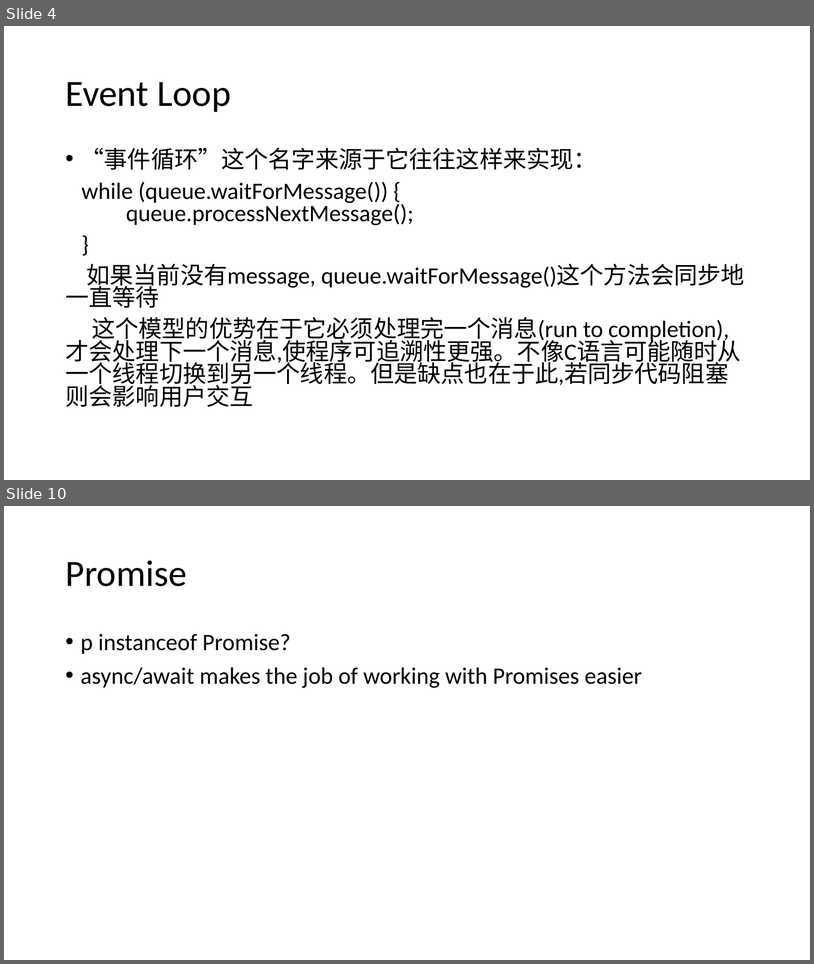
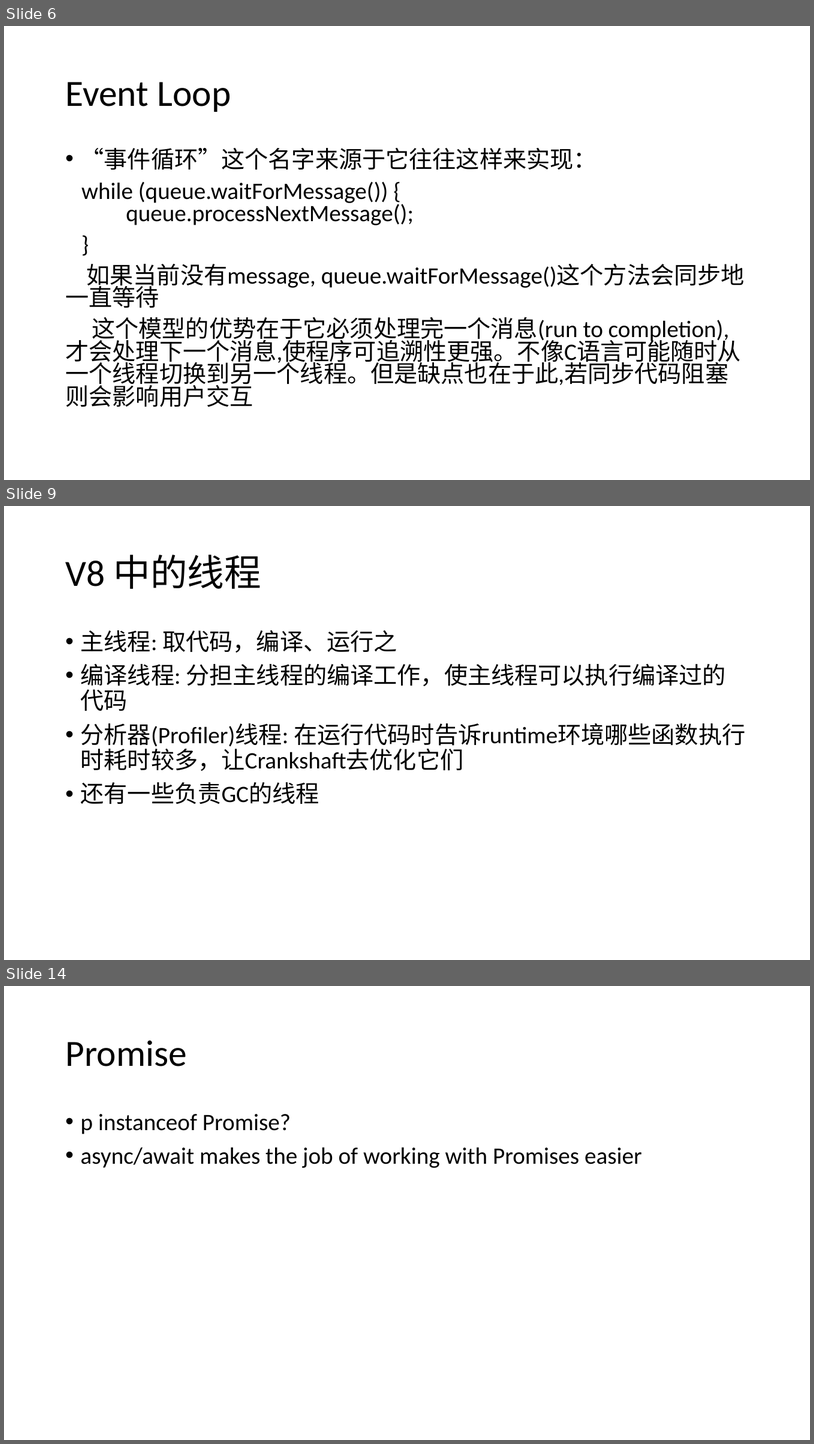
Before and after one commit to WHITE-ILMARE/Technique-Share, a slide deck: Deep Digging in Browser.pptx. Shown one above the other, each under a label of ours: slides 4 and 10 before the commit, slides 6, 9 and 14 after it; the slides between them are not shown. The pictures are 814x964 and 814x1444 pixels, drawn with LibreOffice and Linux fonts; fonts in the diff are those of the drawing. Boxes give left, top, right and bottom in pixels: in the first picture for what was removed or moved away, otherwise in the second. Text is boxed around its words. In the diff, an @@ line names an element or a change of style, - is before the commit and + after.

```diff
--- a/Deep Digging in Browser.pptx
+++ b/Deep Digging in Browser.pptx
@@ slide 9 added at (4, 506, 810, 960), background #FFFFFF @@
@@ title added at (65, 555, 261, 589), 44 pt, text #000000 @@
+V8 中的线程
@@ text added at (81, 630, 746, 804), 28 pt, text #000000 @@
+• 主线程: 取代码，编译、运行之
+• 编译线程: 分担主线程的编译工作，使主线程可以执行编译过的代码
+• 分析器(Profiler)线程: 在运行代码时告诉runtime环境哪些函数执行时耗时较多，让Crankshaft去优化它们
+• 还有一些负责GC的线程
@@ what was slide 4 is now slide 6 @@
@@ what was slide 10 is now slide 14 @@
```
Also in this commit, not shown: 1 slide changed, 9 other slides added, 6 slides removed, 1 other file.
